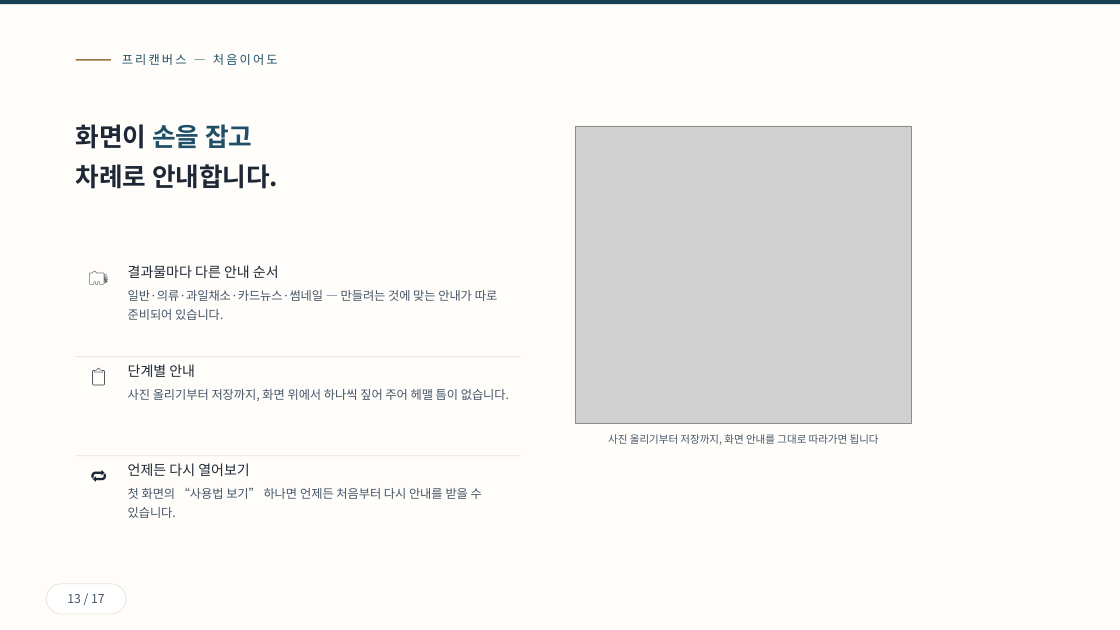
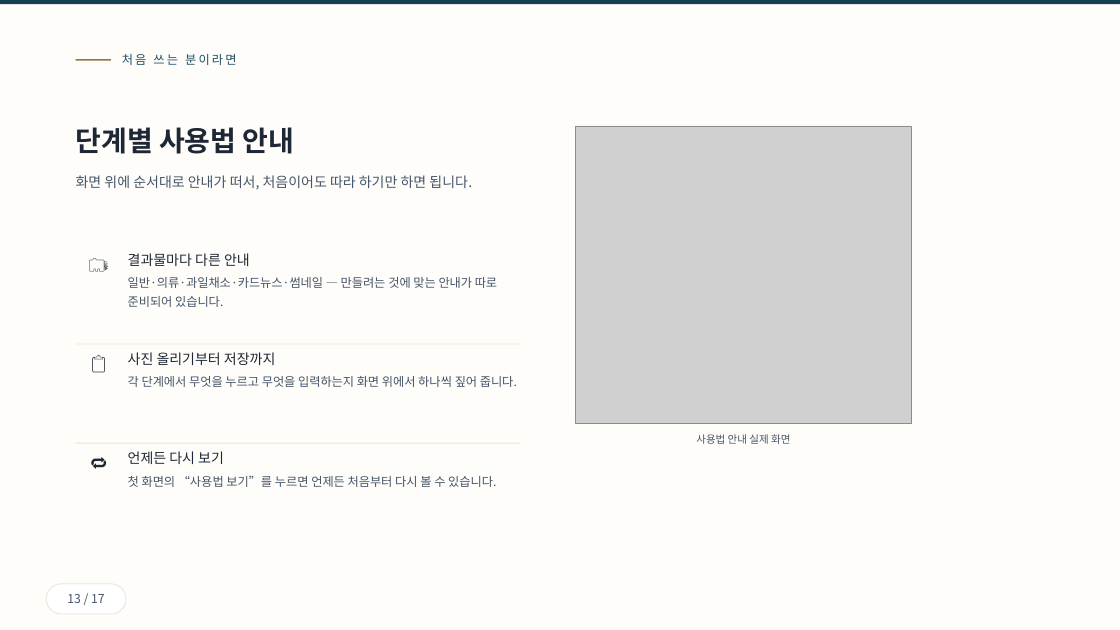
Before and after one commit to ramiteacher/searchmaster-x-freecanvas, a slide deck: slide 13 of slides.pptx. Drawn at 1120x630 pixels with LibreOffice and Linux fonts; fonts in the diff are those of the drawing; grey boxes stand for pictures. Boxes give left, top, right and bottom in pixels: in the first picture for what was removed or moved away, otherwise in the second. Text is boxed around its words. In the diff, an @@ line names an element or a change of style, - is before the commit and + after.

```diff
--- a/slides.pptx
+++ b/slides.pptx
@@ text at (122,54,236,65): text changed @@
-프리캔버스 — 처음이어도
+처음 쓰는 분이라면
@@ text at (76,127,472,190): text changed; size 22 to 12 pt; text colour #1D2735 to #455569; bold off @@
-화면이 손을 잡고
-차례로 안내합니다.
+단계별 사용법 안내
+화면 위에 순서대로 안내가 떠서, 처음이어도 따라 하기만 하면 됩니다.
@@ text at (128,253,250,266): text changed @@
-결과물마다 다른 안내 순서
+결과물마다 다른 안내
@@ rectangle: place and size @@
-rectangle at (76,356,521,357)
+rectangle at (76,344,521,344)
@@ text at (128,352,517,387): text changed @@
-단계별 안내
-사진 올리기부터 저장까지, 화면 위에서 하나씩 짚어 주어 헤맬 틈이 없습니다.
+사진 올리기부터 저장까지
+각 단계에서 무엇을 누르고 무엇을 입력하는지 화면 위에서 하나씩 짚어 줍니다.
@@ rectangle: place and size @@
-rectangle at (76,455,521,456)
+rectangle at (76,443,521,444)
@@ text at (696,434,790,444): text changed @@
-사진 올리기부터 저장까지, 화면 안내를 그대로 따라가면 됩니다
+사용법 안내 실제 화면
@@ 4 texts: place and size @@
-4 texts at (76,265,497,505)
+4 texts at (76,252,497,492)
@@ text at (128,451,496,487): text changed @@
-언제든 다시 열어보기
-첫 화면의 “사용법 보기” 하나면 언제든 처음부터 다시 안내를 받을 수 있습니다.
+언제든 다시 보기
+첫 화면의 “사용법 보기”를 누르면 언제든 처음부터 다시 볼 수 있습니다.
```
Also in this commit, not shown: 15 other slides changed, 1 slide added, 1 slide removed, 1 other file.
